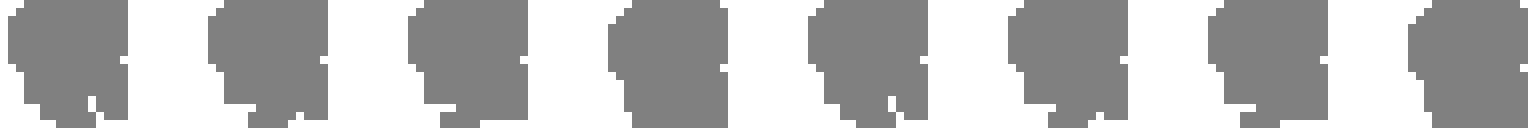
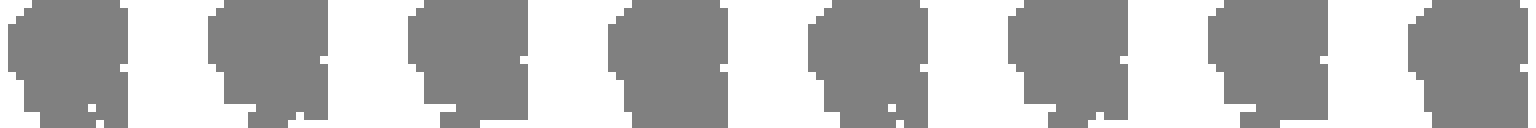
The second (1536, 128) image is a revision of the first. Changes to its layers:
painted on "LeftMask" over [8, 0, 928, 128]
